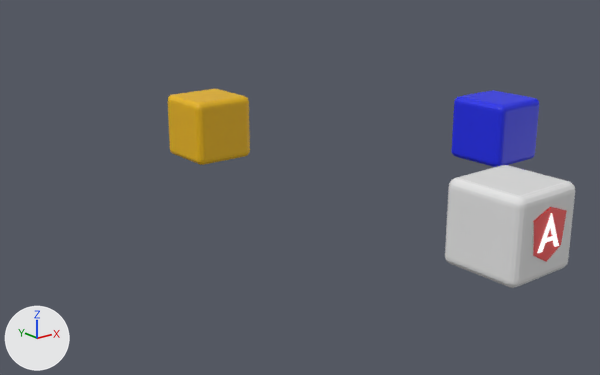
What one commit did to the glTF model public/angular.gltf.
Rendered twice from a camera (50 mm lens) standing at (-14.2, -16.49, 6.15) and looking at (-0.72, 0.37, -0.59). Lighting does not change. The marker at lower left points along +X, +Y and +Z. Where no turn or scale is listed for an object, it has been applied to the vertices.

In view in the first picture: 'angular', 'javascript', 'typescript'.
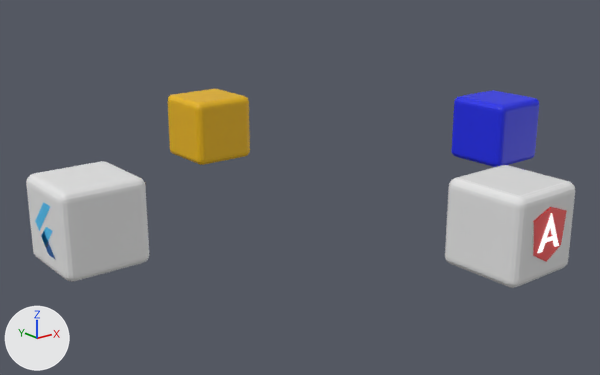
What differs and where, as boxes (x1, y1, x2, y2) in the pictures (600 x 375 px):
'Roundcube.001', added: after (26, 161, 149, 282)
'Curve.003', added: after (35, 202, 55, 259)
    faces in mat_svgmat_001 (blue #47c5fb): (35, 202, 50, 231)

The change, as a list of edits to the scene's bpy script:
```text
Add mat_svgmat_002:
    mat_svgmat_002 = principled_material('SVGMat.002')
    mat_svgmat_002.base_color = (0.063, 0.558, 0.965)  # blue #47c5fb
    mat_svgmat_002.roughness = 0.4
Add mat_svgmat_001:
    mat_svgmat_001 = principled_material('SVGMat.001')
    mat_svgmat_001.base_color = (0.063, 0.558, 0.965)  # blue #47c5fb
    mat_svgmat_001.roughness = 0.4
Add mat_svgmat_003:
    mat_svgmat_003 = principled_material('SVGMat.003')
    mat_svgmat_003.base_color = (0.0, 0.0931, 0.342)  # blue #00569e
    mat_svgmat_003.roughness = 0.4
Add mat_svgmat_004:
    mat_svgmat_004 = principled_material('SVGMat.004')
    mat_svgmat_004.base_color = (0.0, 0.462, 0.939)  # cyan #00b5f8
    mat_svgmat_004.roughness = 0.4
Add me_curve_003:
    me_curve_003.from_pydata([(0.0, 0.269, -0.068), (0.0, 0.087, 0.114), (0.0, -0.098, -0.07), (0.0, 0.084, -0.252), (0.0, -0.052, 0.791), (0.0, 0.536, 0.203), (0.0, 0.354, 0.021), (0.0, -0.417, 0.791), (0.0, -0.048, 0.249), (0.0, 0.267, -0.066), (0.0, 0.084, -0.252), (0.0, -0.098, -0.07), (0.0, -0.417, 0.249), (0.0, 0.084, -0.252), (0.0, -0.054, -0.39), (0.0, -0.417, -0.39), (0.0, -0.098, -0.07), (0.0, 0.084, -0.252), (0.0, -0.067, -0.201), (0.0, -0.082, -0.085)], [], [(0, 2, 1), (3, 2, 0), (5, 7, 4), (5, 6, 7), (9, 12, 8), (9, 11, 12), (10, 11, 9), (13, 15, 16), (14, 15, 13), (17, 18, 19)])
    for i in [2, 3]: me_curve_003.polygons[i].material_index = 1
    for i in [4, 5, 6]: me_curve_003.polygons[i].material_index = 2
    for i in [7, 8]: me_curve_003.polygons[i].material_index = 3
    for i in [9]: me_curve_003.polygons[i].material_index = 4
    me_curve_003.materials.append(mat_svgmat_004)  # cyan #00b5f8
    me_curve_003.materials.append(mat_svgmat_001)  # blue #47c5fb
    me_curve_003.materials.append(mat_svgmat_002)  # blue #47c5fb
    me_curve_003.materials.append(mat_svgmat_003)  # blue #00569e
Add me_roundcube_001:
    me_roundcube_001.from_pydata(...)  # 152 vertices, 300 faces; spans x -1.0..1.0, y -1.0..1.0, z -1.0..1.0
Add ob_curve_003:
    ob_curve_003 = bpy.data.objects.new('Curve.003', me_curve_003)
    ob_curve_003.location = (-8.0, -0.02, -0.18)
Add ob_roundcube_001:
    ob_roundcube_001 = bpy.data.objects.new('Roundcube.001', me_roundcube_001)
    ob_roundcube_001.location = (-7.0, 0.0, 0.0)
```
